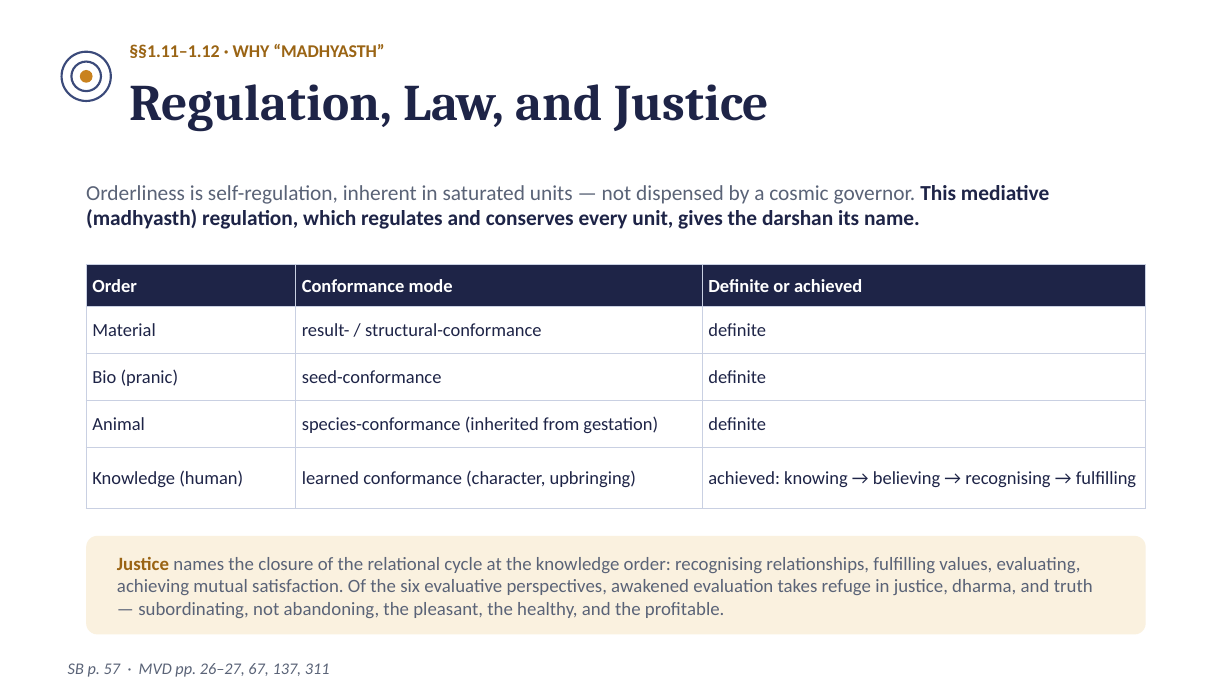
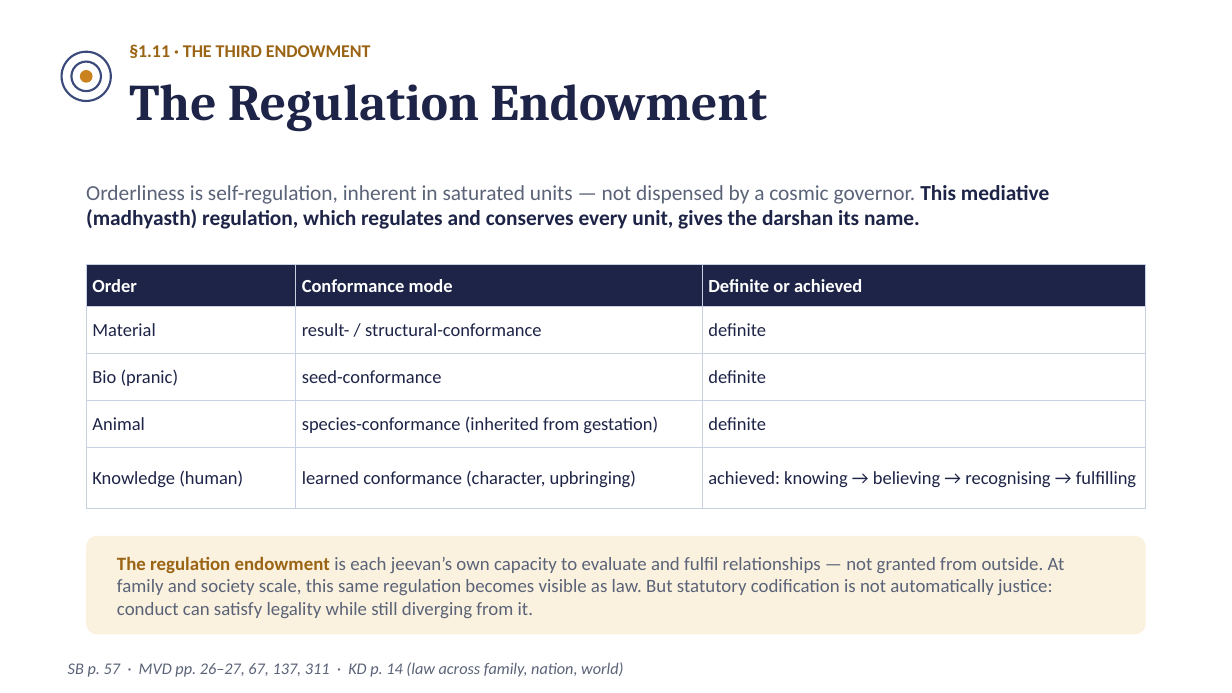
Before and after one commit to raghavamohan/AnalyticMadhyasthDarshan, a slide deck: slide 16 of Studies/The-Ontology-of-Coexistence/The-Ontology-of-Existence-Madhyasth-Darshan.pptx (slide 15 before the commit). Drawn at 1232x693 pixels with LibreOffice and Linux fonts; fonts in the diff are those of the drawing. Boxes give left, top, right and bottom in pixels: in the first picture for what was removed or moved away, otherwise in the second. Text is boxed around its words. In the diff, an @@ line names an element or a change of style, - is before the commit and + after.

Commit message:
Add karma/evaluation slides and tighten the ontology deck's narrative flow
Adds slides on Karma's structure (KD Ch.1) and the developmental spiral
(reflection/projection), plus Justice/Dharma/Satya as three widening
evaluative perspectives, filling a gap where the deck used those terms
without ever defining them. Adds an orientation slide right after the
title to frame the whole argument up front.

Also removes two slides whose content was substantially redundant with
material covered elsewhere (Conservation and Human Goals; Progressions
and Planes), folding the four-goal visual from the former into the
culmination slide.

```diff
--- a/Studies/The-Ontology-of-Coexistence/The-Ontology-of-Existence-Madhyasth-Darshan.pptx
+++ b/Studies/The-Ontology-of-Coexistence/The-Ontology-of-Existence-Madhyasth-Darshan.pptx
@@ text at [129,44,371,58]: text changed @@
-§§1.11–1.12 · WHY “MADHYASTH”
+§1.11 · THE THIRD ENDOWMENT
@@ text at [129,84,767,131]: text changed @@
-Regulation, Law, and Justice
+The Regulation Endowment
@@ table: place and size @@
-table at [86,265,1146,669]
+table at [86,265,1146,509]
@@ text at [117,556,1065,618]: text changed @@
-Justice names the closure of the relational cycle at the knowledge order: recognising relationships, fulfilling values, evaluating, achieving mutual satisfaction. Of the six evaluative perspectives, awakened evaluation takes refuge in justice, dharma, and truth — subordinating, not abandoning, the pleasant, the healthy, and the profitable.
+The regulation endowment is each jeevan’s own capacity to evaluate and fulfil relationships — not granted from outside. At family and society scale, this same regulation becomes visible as law. But statutory codification is not automatically justice: conduct can satisfy legality while still diverging from it.
@@ text at [68,662,623,677]: text changed @@
-SB p. 57 · MVD pp. 26–27, 67, 137, 311
+SB p. 57 · MVD pp. 26–27, 67, 137, 311 · KD p. 14 (law across family, nation, world)
```
Also in this commit, not shown: 5 other slides changed, 4 slides added, 3 slides removed.
